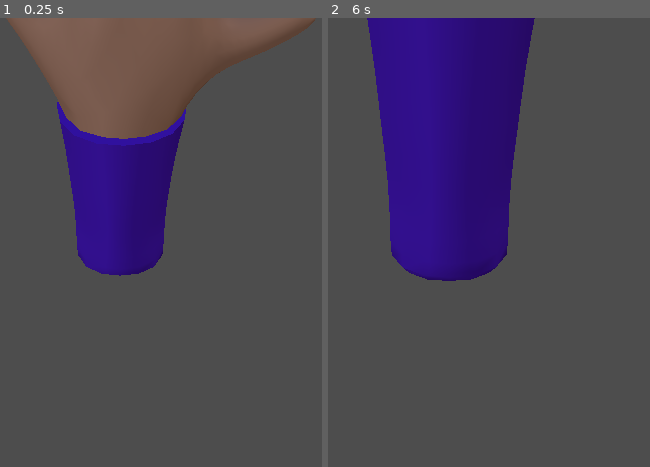
Above: before the commit, frames 1-2 (left to right).
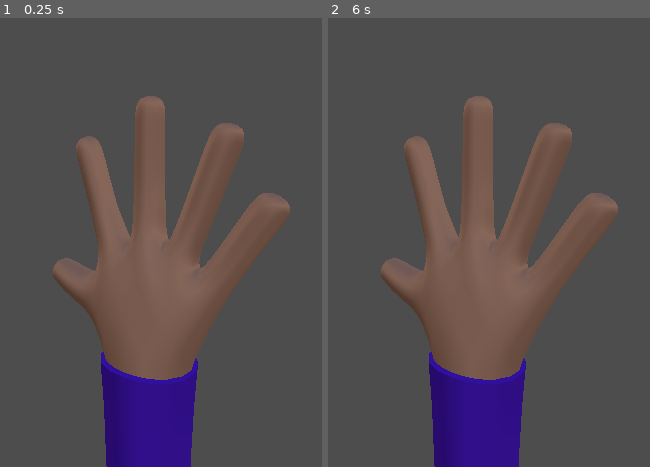
Above: after the commit, the same moments.

Repository: hugomgris/in-the-shadows
Game: Godot game, scene res://scenes/main.tscn
Two runs of this game, one before a commit and one after it. Both use one fixed random seed, a clock stepped at 60 frames per second and the inputs below. A sky picture missing from this copy of the repository is replaced by a grey-blue gradient.
Inputs (mouse positions are in pixels of both pictures, inside the frame that each line leads up to):
- Up to frame 1 (0.25 s): no input
- Up to frame 2 (6 s): tap Enter at 0.5, 2, 3.5 s; move the mouse to (621, 220) at 0.52 s; tap 6 at 0.6, 1.35, 2.3, 3.05, 3.8, 4.55, 5.3 s; click (621, 220) at 0.67 s; tap Space at 1.25, 2.75, 4.25 s; move the mouse to (outside the picture) at 1.27 s; click (outside the picture) at 1.42 s; move the mouse to (524, 143) at 2.02 s; tap 1 at 2.1 s; click (524, 143) at 2.17 s; move the mouse to (405, 332) at 2.77 s; tap 2 at 2.85 s; click (405, 332) at 2.92 s; move the mouse to (outside the picture) at 3.52 s; tap 3 at 3.6 s; click (outside the picture) at 3.67 s; move the mouse to (outside the picture) at 4.27 s; tap 4 at 4.35 s; click (outside the picture) at 4.42 s; move the mouse to (485, 242) at 5.02 s; tap 5 at 5.1 s; click (485, 242) at 5.17 s; move the mouse to (outside the picture) at 5.77 s; tap R at 5.85 s; click (outside the picture) at 5.92 s

The runs differ from the first frame. In frame 1, 43% of the frame differs, in the area x 1-98%, y 0-100%; in frame 2, 44%, in the area x 12-91%, y 0-100%.

Commit message:
initial push

Diff:
--- a/prototype/in-the-shadows-prototype/scenes/main.tscn
+++ b/prototype/in-the-shadows-prototype/scenes/main.tscn
@@ -20,5 +20,8 @@
 
 [node name="Hand" parent="." instance=ExtResource("1_o5qli")]
 
+[node name="Camera3D" type="Camera3D" parent="."]
+transform = Transform3D(-0.846676, 0.050057, -0.529749, 0, 0.995565, 0.0940728, 0.532109, 0.0796492, -0.842922, -1.88626, 5.02408, -3.98927)
+
 [node name="WorldEnvironment" type="WorldEnvironment" parent="."]
 environment = SubResource("Environment_tefeu")
--- a/prototype/in-the-shadows-prototype/scripts/main.gd
+++ b/prototype/in-the-shadows-prototype/scripts/main.gd
@@ -13,7 +13,7 @@
 var camera: Camera3D
 var camera_pivot: Node3D
 var camera_distance: float = 5.0
-var camera_height: float = 7.0
+var camera_height: float = 4.0
 var rotation_speed: float = 2.0
 var zoom_speed: float = 0.5
 var pan_speed: float = 0.01
@@ -103,6 +103,10 @@
 			index_base_bone_id = skeleton.find_bone("Bone.018")
 			index_mid_bone_id = skeleton.find_bone("Bone.019")
 			index_tip_bone_id = skeleton.find_bone("Bone.0201")
+		elif event.keycode == KEY_6:
+			index_base_bone_id = skeleton.find_bone("Bone.001")
+			index_mid_bone_id = -1
+			index_tip_bone_id = -1
 
 	if event is InputEventMouseButton:
 		if event.button_index == MOUSE_BUTTON_WHEEL_UP:
Not shown, changed: 0001-0120.mp4
Not shown, changed: BasicHand_export.blend
Not shown, added: BasicHand_export.blend1
